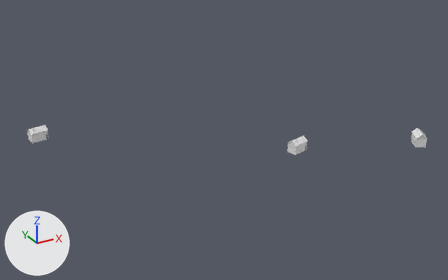
Before and after pictures for a commit that changed the FBX model Assets/Assets/Aldeia/Casas (P)/Casa14/Casa14(P).fbx.
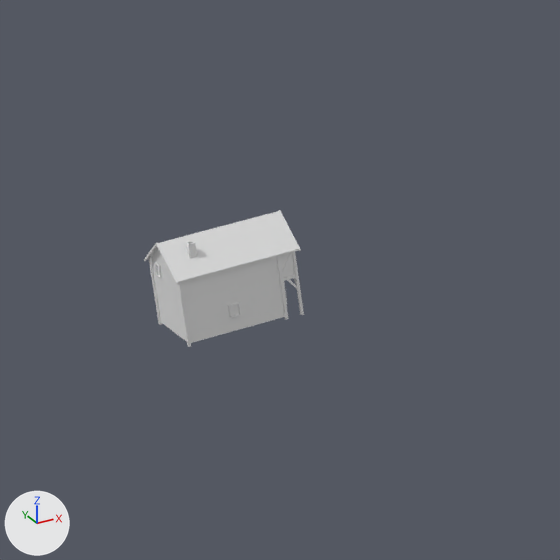
Each version appears first whole from a camera (50 mm lens) standing at (-109.6, -283.0, 150.0) and looking at (52.7, 12.2, 2.4), and next in a close-up on the part from 2% to 19% of the width and 34% to 62% of the height. Every picture has the same lights, and +X, +Y and +Z are marked at lower left. Where no turn or scale is listed for an object, it has been applied to the vertices.

In view in the first close-up: 'Casa14 - Povo'.
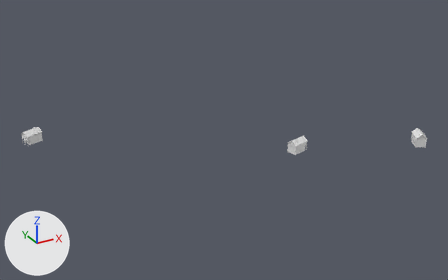
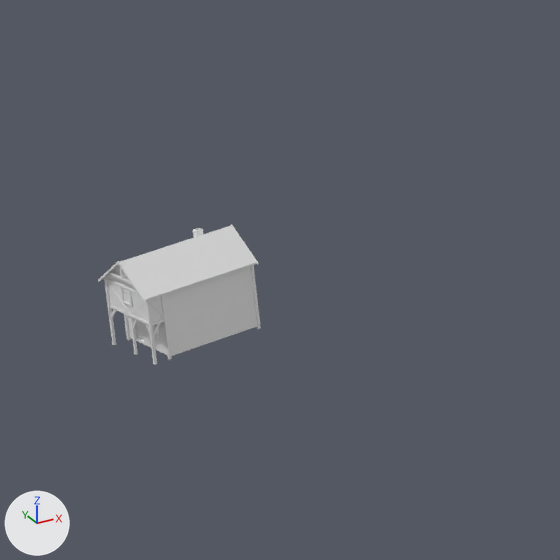
Where the newer file only moved an object's origin or applied its transform, the numbers keep the older frame.

Patch to the scene script:
```diff
--- a/Assets/Assets/Aldeia/Casas (P)/Casa14/Casa14(P).fbx.py
+++ b/Assets/Assets/Aldeia/Casas (P)/Casa14/Casa14(P).fbx.py
@@ me_cube_012 @@
 # used by ob_casa14___povo; location = (0.0, 0.0, 0.0)
-me_cube_012.from_pydata(...)  # 1074 vertices, 852 faces; spans x -48.0..159.0, y -50.0..76.0, z 0.0..8.0
+me_cube_012.from_pydata(...)  # 1074 vertices, 852 faces; spans x -52.0..159.0, y -50.0..75.0, z 0.0..8.0
+# me_cube_012 part 1: the loose piece of 16 vertices spanning x -37.0, y 72.0..73.0, z 4.0..6.0 is scaled about its middle by (-1.52, -0.951, 1), then moved by (-13.0, -4.0, 0.0)
+# me_cube_012 part 2: the loose piece of 12 vertices spanning x -48.0..-36.0, y 67.0..75.0, z 5.0..8.0 is turned -169.5 degrees about the z axis through its middle, then moved by (-4.0, -2.0, 0.0)
+# me_cube_012 part 3: the loose piece of 34 vertices spanning x -47.0..-37.0, y 68.0..75.0, z 0.0..8.0 is turned -169.5 degrees about the z axis through its middle, then moved by (-4.0, -2.0, 0.0)
+# me_cube_012 part 4: the loose piece of 8 vertices spanning x -38.0, y 69.0, z 0.0..6.0 is moved by (-12.0, 2.0, 0.0)
+# me_cube_012 part 5: the loose piece of 8 vertices spanning x -39.0, y 75.0, z 0.0..6.0 is moved by (-9.0, -9.0, 0.0)
+# me_cube_012 part 6: the loose piece of 8 vertices spanning x -48.0..-47.0, y 73.0, z 0.0..6.0 is moved by (7.0, -5.0, 0.0)
+# me_cube_012 part 7: the loose piece of 8 vertices spanning x -47.0..-46.0, y 67.0..68.0, z 0.0..6.0 is moved by (4.0, 6.0, 0.0)
+# me_cube_012 part 8: the loose piece of 8 vertices spanning x -38.0..-37.0, y 69.0..75.0, z 3.0..4.0 is scaled about its middle by (-1.96, -0.95, 1), then moved by (-13.0, -4.0, 0.0)
+# me_cube_012 part 9: the loose piece of 8 vertices spanning x -37.0, y 69.0..70.0, z 0.0..6.0 is moved by (-15.0, 1.0, 0.0)
+# me_cube_012 part 10: the loose piece of 8 vertices spanning x -38.0, y 75.0, z 0.0..6.0 is moved by (-12.0, -10.0, 0.0)
+# me_cube_012 part 11: the loose piece of 8 vertices spanning x -38.0..-37.0, y 69.0..75.0, z 6.0 is scaled about its middle by (-1.96, -0.95, 1), then moved by (-13.0, -4.0, 0.0)
+# me_cube_012 part 12: the loose piece of 8 vertices spanning x -37.0, y 72.0, z 0.0..3.0 is moved by (-13.0, -4.0, 0.0)
+# me_cube_012 part 13: the loose piece of 16 vertices spanning x -45.0..-44.0, y 69.0..70.0, z 6.0..8.0 is moved by (1.0, 3.0, 0.0)
+# me_cube_012 part 14: the loose piece of 8 vertices spanning x -47.0, y 67.0..71.0, z 5.0..8.0 is scaled about its middle by (-1.93, -0.949, 1), then moved by (5.0, 4.0, 0.0)
+# me_cube_012 part 15: the loose piece of 8 vertices spanning x -48.0..-47.0, y 70.0..74.0, z 5.0..8.0 is scaled about its middle by (-2.04, -0.952, 1), then moved by (7.0, -2.0, 0.0)
+# me_cube_012 part 16: the loose piece of 8 vertices spanning x -37.0..-36.0, y 69.0..72.0, z 6.0..8.0 is scaled about its middle by (-1.93, -0.949, 1), then moved by (-15.0, -2.0, 0.0)
+# me_cube_012 part 17: 104 of the vertices in x -47.0..-37.0, y 68.0..76.0, z 1.0..8.0 are scaled about their middle by (-0.962, -1.03, 1), then moved by (-4.0, -3.0, 0.0)
 me_cube_012.materials.append(mat_h14_tudo)
```

Pixel boxes [x1, y1, x2, y2] of what changed, in the close-ups (560 x 560 px; the box of a moved part takes in the faces that stretch with it):
'Casa14 - Povo', reshaped: before [144, 210, 304, 347]; after [98, 224, 261, 365]
part 1 of me_cube_012, moved or reshaped (not visible before): after [121, 288, 133, 307]
part 2 of me_cube_012, moved or reshaped: before [147, 211, 299, 283]; after [102, 226, 257, 301]
part 3 of me_cube_012, moved or reshaped: before [151, 249, 295, 343]; after [107, 266, 257, 356]
part 4 of me_cube_012, moved or reshaped: before [276, 256, 288, 319]; after [124, 314, 131, 340]
part 5 of me_cube_012, moved or reshaped (not visible before): after [161, 295, 172, 360]
part 6 of me_cube_012, moved or reshaped: before [149, 257, 162, 325]; after [251, 265, 261, 329]
part 7 of me_cube_012, moved or reshaped (not visible afterwards): before [178, 282, 191, 347]
part 8 of me_cube_012, moved or reshaped (not visible before): after [109, 305, 148, 325]
part 9 of me_cube_012, moved or reshaped: before [292, 252, 304, 315]; after [104, 277, 116, 345]
part 10 of me_cube_012, moved or reshaped (not visible before): after [146, 300, 157, 365]
part 11 of me_cube_012, moved or reshaped (not visible before): after [106, 278, 140, 296]
part 12 of me_cube_012, moved or reshaped: before [283, 281, 287, 304]; after [130, 317, 138, 355]
part 13 of me_cube_012, moved or reshaped: before [186, 241, 197, 258]; after [193, 228, 203, 238]
part 14 of me_cube_012, moved or reshaped (not visible afterwards): before [156, 243, 178, 285]
part 15 of me_cube_012, moved or reshaped: before [144, 243, 156, 261]; after [231, 224, 259, 265]
part 16 of me_cube_012, moved or reshaped: before [279, 210, 301, 251]; after [98, 262, 119, 281]
part 17 of me_cube_012, moved or reshaped: before [154, 252, 297, 318]; after [107, 261, 164, 336]
